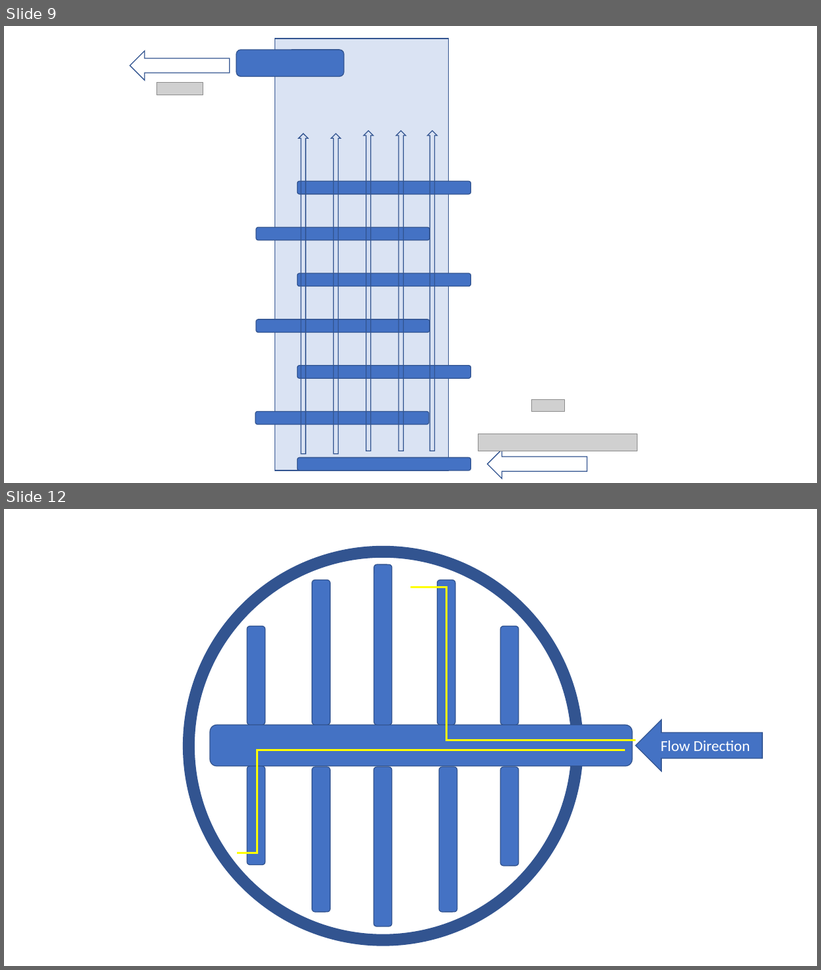
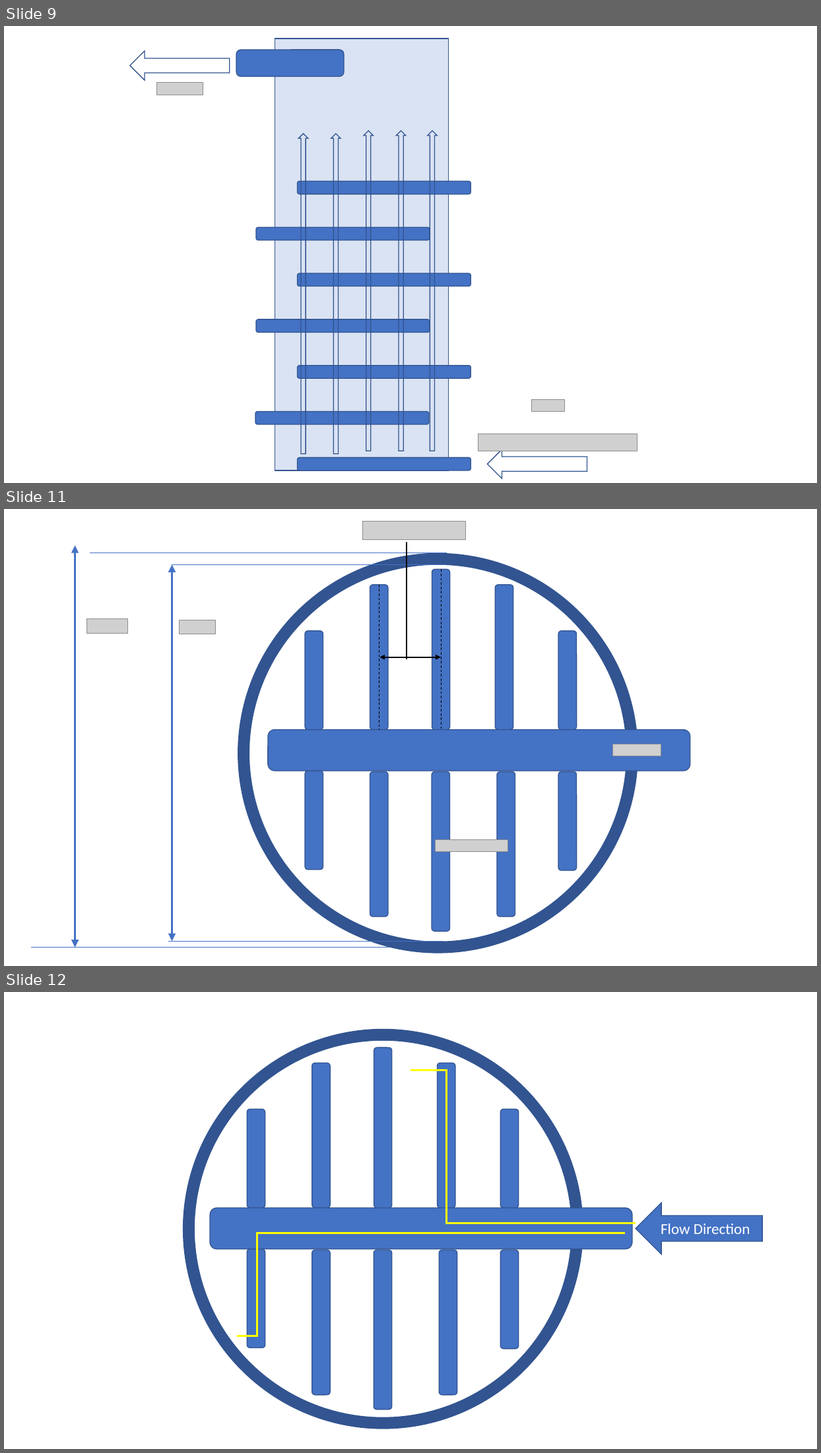
Before and after one commit to AguaClara/Textbook, a slide deck: ClareDiagrams.pptx. Shown one above the other, each under a label of ours: slides 9 and 12 before the commit, slides 9, 11 and 12 after it; the slides between them are not shown. The pictures are 821x970 and 821x1453 pixels, drawn with LibreOffice and Linux fonts; fonts in the diff are those of the drawing; grey boxes stand for pictures. Boxes give left, top, right and bottom in pixels: in the first picture for what was removed or moved away, otherwise in the second. Text is boxed around its words. In the diff, an @@ line names an element or a change of style, - is before the commit and + after.

```diff
--- a/ClareDiagrams.pptx
+++ b/ClareDiagrams.pptx
@@ slide 11 added at [4, 509, 817, 966], background #FFFFFF @@
@@ double arrow added from (75, 545) to (75, 948), #4472C4 3 pt @@
@@ line added from (379, 585) to (380, 730), #4472C4 0.5 pt @@
@@ line added from (379, 585) to (379, 730), #000000 0.75 pt dashed @@
@@ line added from (441, 569) to (441, 730), #000000 0.75 pt dashed @@
@@ group added at [87, 521, 691, 948]: 11 rounded rectangles, 5 pictures, 4 lines, 2 double arrows, 1 ellipse @@
@@ line added from (389, 948) to (32, 948), #4472C4 0.5 pt @@
```
Also in this commit, not shown: 2 slides changed, 1 slide removed, 3 other files.
